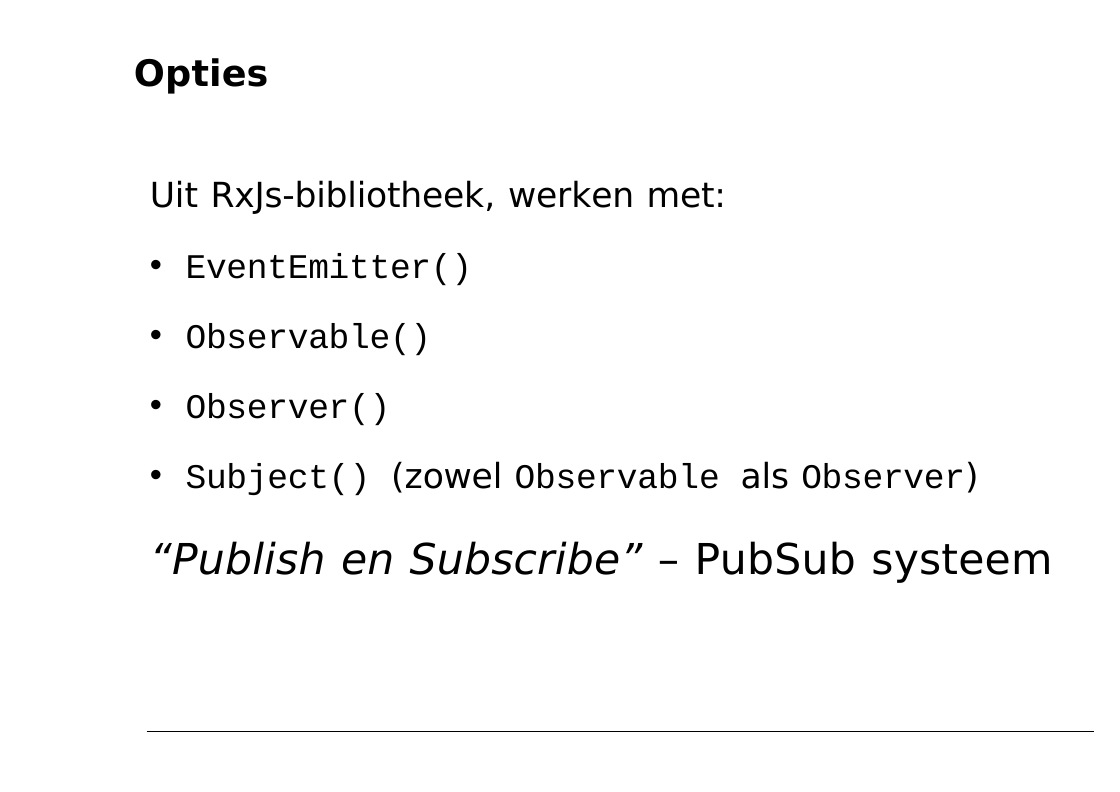
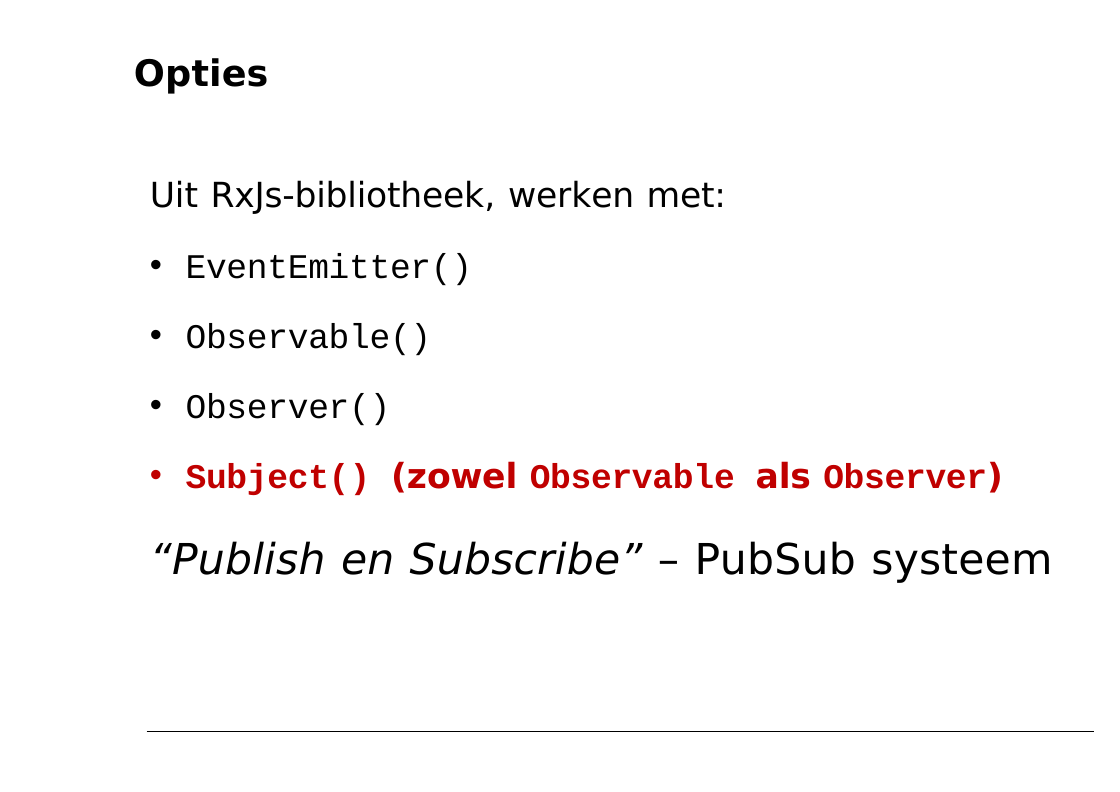
Before and after one commit to petereijgermans11/workshop-angular7, a slide deck: slide 33 of PPT/04- Angular Component Tree.pptx. Drawn at 1120x792 pixels with LibreOffice and Linux fonts; fonts in the diff are those of the drawing. Boxes give left, top, right and bottom in pixels: in the first picture for what was removed or moved away, otherwise in the second. Text is boxed around its words. In the diff, an @@ line names an element or a change of style, - is before the commit and + after.

```diff
--- a/PPT/04- Angular Component Tree.pptx
+++ b/PPT/04- Angular Component Tree.pptx
@@ text at [186, 461, 1003, 496]: text colour #000000 to #C00000, bold on in "Subject() (zowel Observable als Observer)" @@
```
Also in this commit, not shown: 2 other slides changed, 1 other file.
